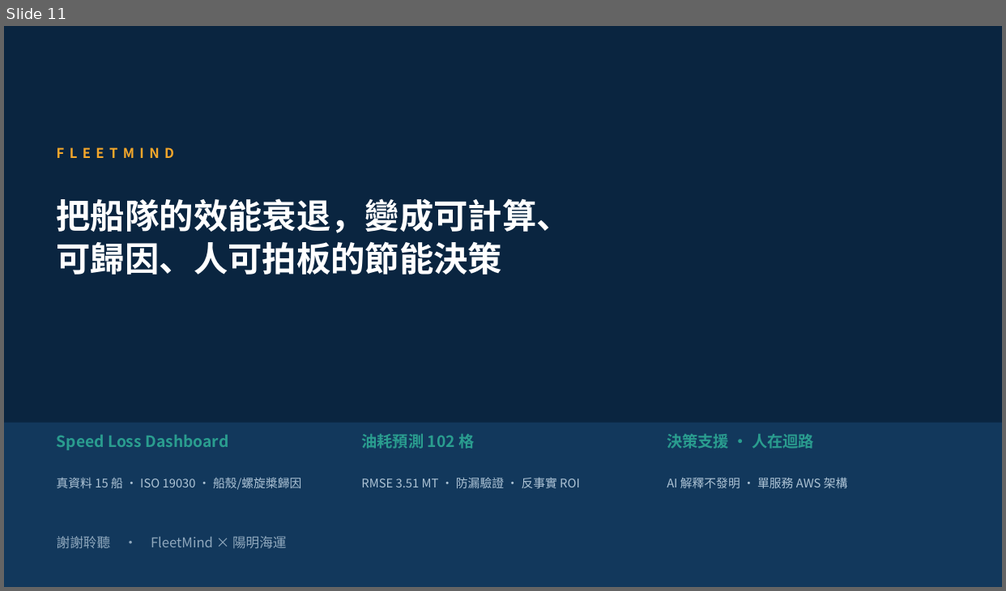
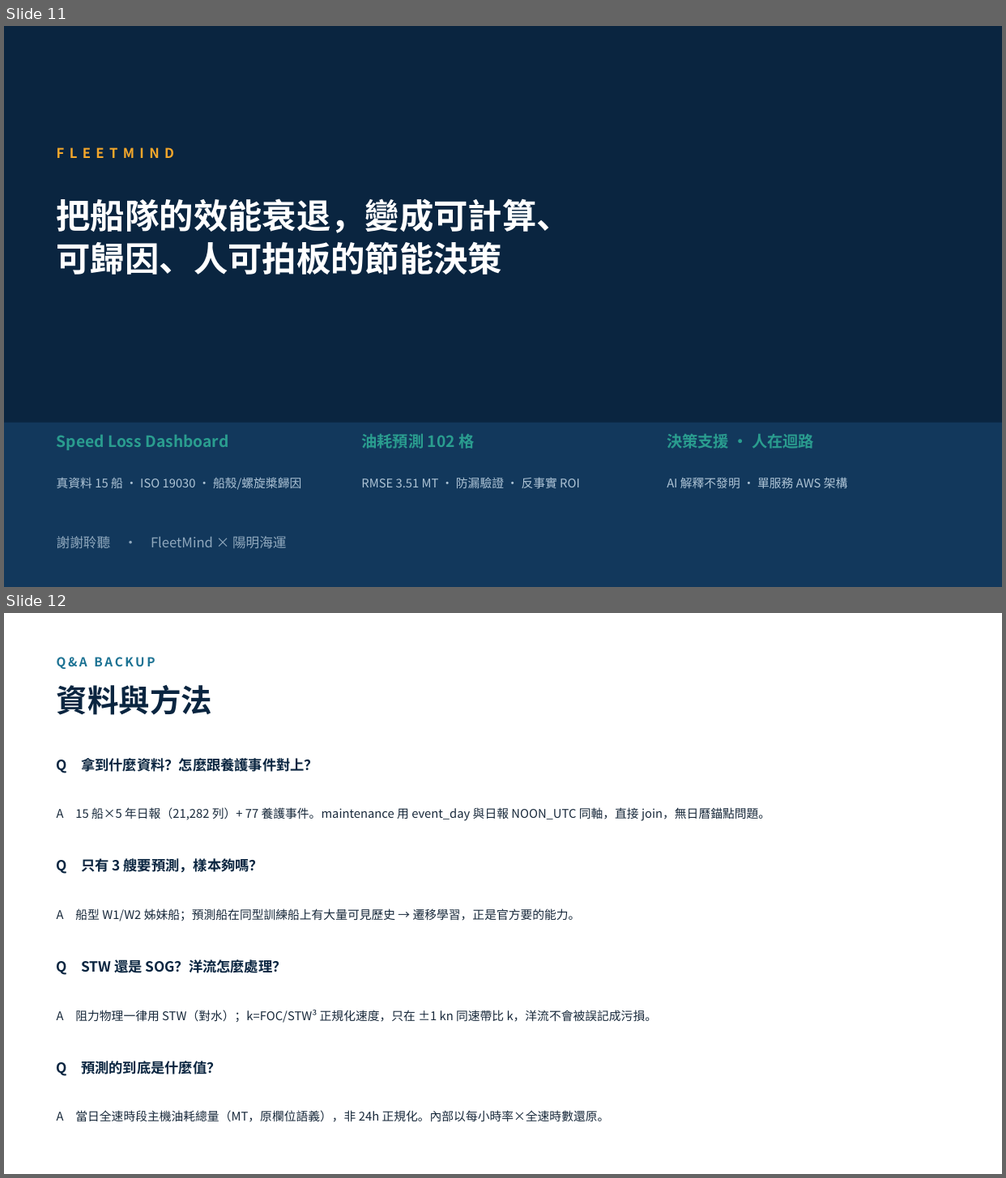
Before and after one commit to wsx5031060310guy/fleetmind-yang-ming-hackathon, a slide deck: presentation/fleetmind-proposal-deck.pptx. Shown one above the other, each under a label of ours: slide 11 before the commit, slides 11 and 12 after it. The pictures are 1006x591 and 1006x1178 pixels, drawn with LibreOffice and Linux fonts; fonts in the diff are those of the drawing. Boxes give left, top, right and bottom in pixels: in the first picture for what was removed or moved away, otherwise in the second. Text is boxed around its words. In the diff, an @@ line names an element or a change of style, - is before the commit and + after.

```diff
--- a/presentation/fleetmind-proposal-deck.pptx
+++ b/presentation/fleetmind-proposal-deck.pptx
@@ slide 12 added at (4,613,1002,1174), background #FFFFFF @@
@@ text added at (57,657,155,669), 12 pt, text #1C7293, bold @@
+Q&A BACKUP
@@ text added at (57,685,212,715), 30 pt, text #0A2540, bold @@
+資料與方法
@@ text added at (57,758,318,773), 13.5 pt, text #0A2540, bold @@
+Q 拿到什麼資料？怎麼跟養護事件對上？
@@ text added at (57,807,770,821), 11.5 pt, text #18293B @@
+A 15 船×5 年日報（21,282 列）+ 77 養護事件。maintenance 用 event_day 與日報 NOON_UTC 同軸，直接 join，無日曆錨點問題。
@@ text added at (57,858,263,874), 13.5 pt, text #0A2540, bold @@
+Q 只有 3 艘要預測，樣本夠嗎？
@@ text added at (57,909,581,922), 11.5 pt, text #18293B @@
+A 船型 W1/W2 姊妹船；預測船在同型訓練船上有大量可見歷史 → 遷移學習，正是官方要的能力。
@@ text added at (57,957,286,976), 13.5 pt, text #0A2540, bold @@
+Q STW 還是 SOG？洋流怎麼處理？
@@ text added at (57,1010,658,1023), 11.5 pt, text #18293B @@
+A 阻力物理一律用 STW（對水）；k=FOC/STW³ 正規化速度，只在 ±1 kn 同速帶比 k，洋流不會被誤記成污損。
@@ text added at (57,1061,220,1076), 13.5 pt, text #0A2540, bold @@
+Q 預測的到底是什麼值？
@@ text added at (57,1110,610,1122), 11.5 pt, text #18293B @@
+A 當日全速時段主機油耗總量（MT，原欄位語義），非 24h 正規化。內部以每小時率×全速時數還原。
```
Also in this commit, not shown: 1 slide changed, 3 other slides added, 1 slide removed, 1 other file.
